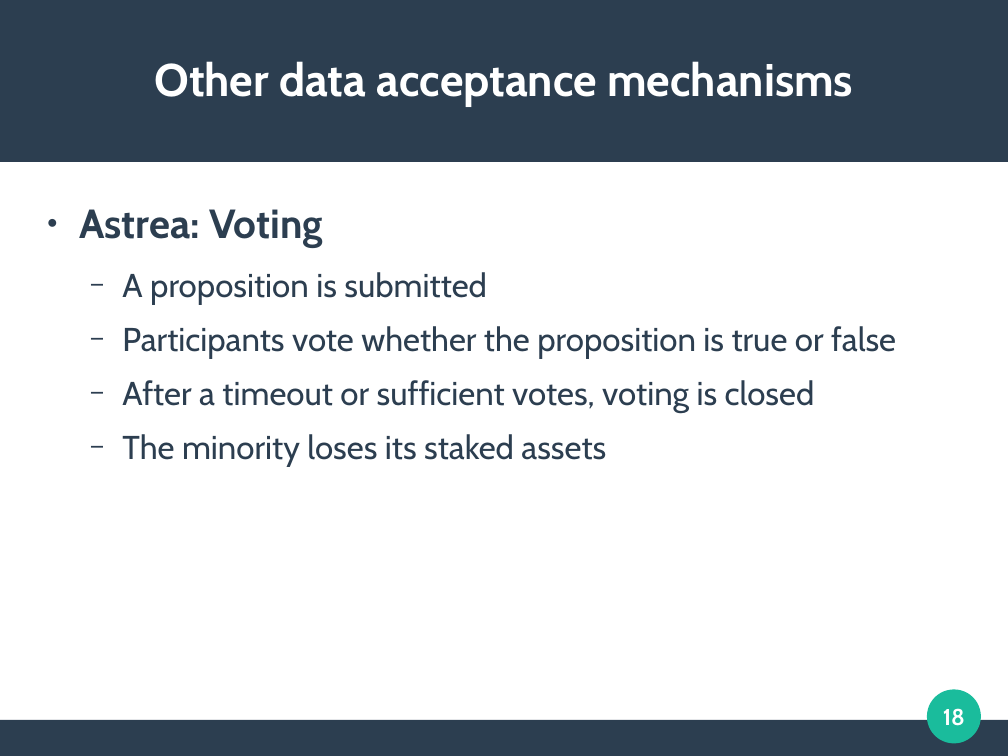
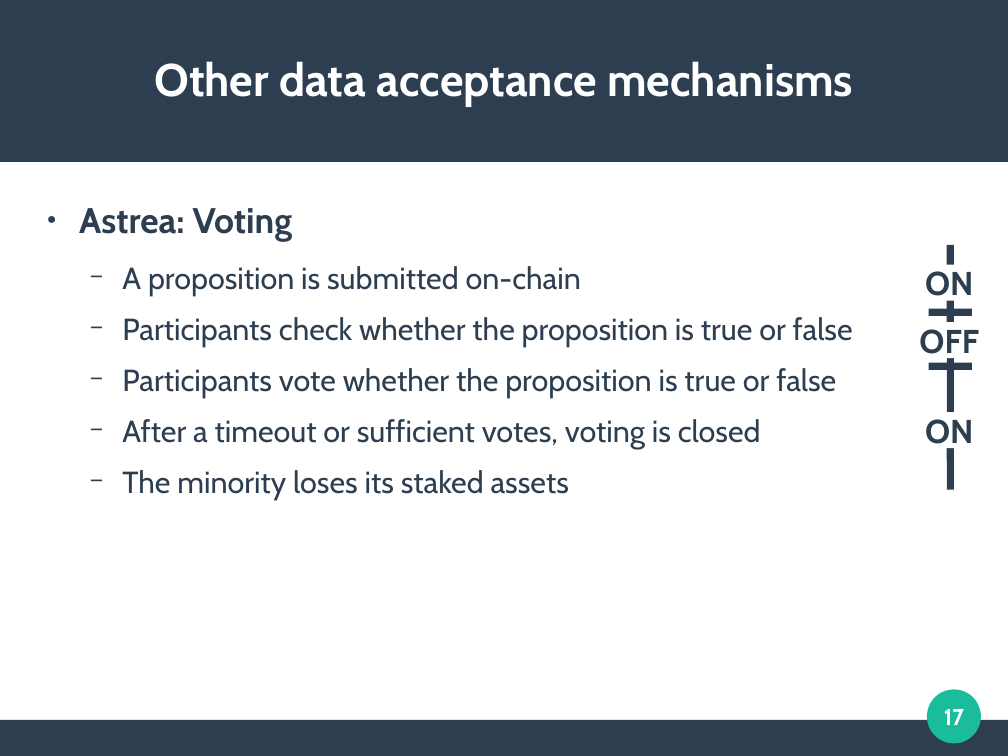
Before and after one commit to mbettinger/OT4-Lecture, a slide deck: slide 17 of Presentation - Oracles.odp (slide 18 before the commit). Drawn at 1008x756 pixels with LibreOffice and Linux fonts; fonts in the diff are those of the drawing. Boxes give left, top, right and bottom in pixels: in the first picture for what was removed or moved away, otherwise in the second. Text is boxed around its words. In the diff, an @@ line names an element or a change of style, - is before the commit and + after.

```diff
--- a/Presentation - Oracles.odp
+++ b/Presentation - Oracles.odp
@@ text at bbox=[79, 208, 836, 500]: size 32 to 28 pt in "Astrea: Voting"; size 26 to 24 pt in "Participants vote whether the proposition is true ...", "After a timeout or sufficient votes, voting ...", "The minority loses its staked assets" @@
@@ text at bbox=[122, 266, 853, 347]: text changed; size 26 to 24 pt @@
-  − A proposition is submitted
+  − A proposition is submitted on-chain
+  − Participants check whether the proposition is true or false
@@ line added from (950, 245) to (950, 431), #2C3E50 5.67 pt @@
@@ text added at bbox=[925, 271, 973, 303], 26 pt, text #2C3E50, bold @@
+ON
@@ text added at bbox=[919, 329, 979, 361], 26 pt, text #2C3E50, bold @@
+OFF
@@ line added from (929, 312) to (972, 312), #2C3E50 5.67 pt @@
@@ line added from (929, 367) to (972, 367), #2C3E50 5.67 pt @@
@@ text added at bbox=[925, 419, 973, 451], 26 pt, text #2C3E50, bold @@
+ON
@@ line added from (950, 431) to (950, 489), #2C3E50 5.67 pt @@
@@ page number at bbox=[944, 709, 964, 725]: text changed @@
-18
+17
```
Also in this commit, not shown: 8 other slides changed, 1 slide added, 2 slides removed, 16 other files.
